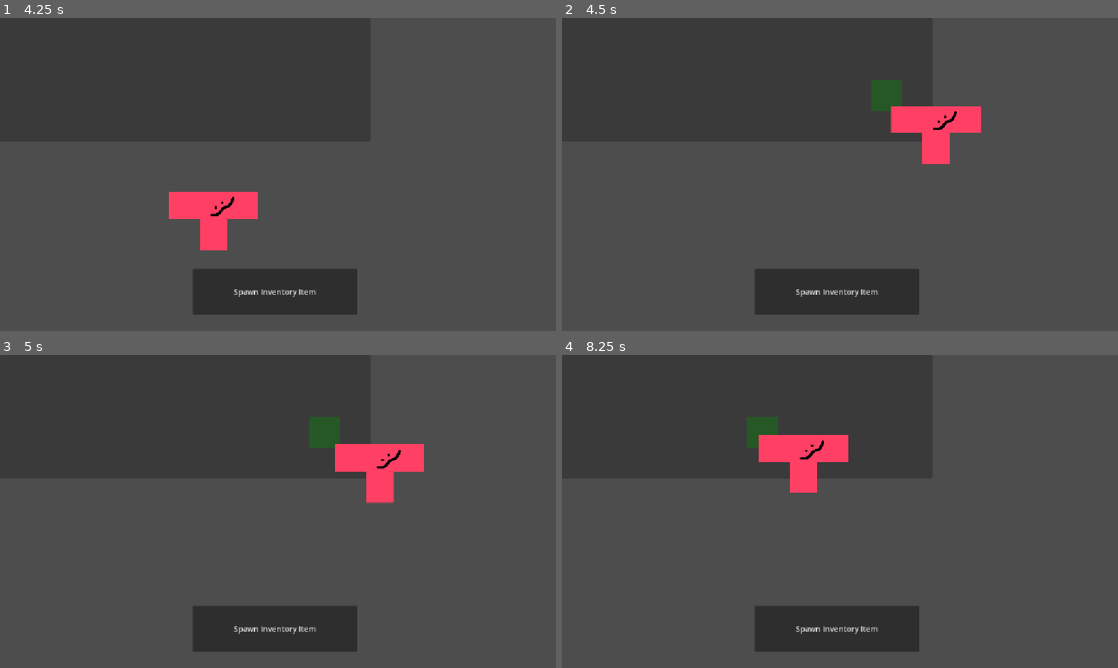
Above: before the commit, frames 1-4 (two rows, left to right).
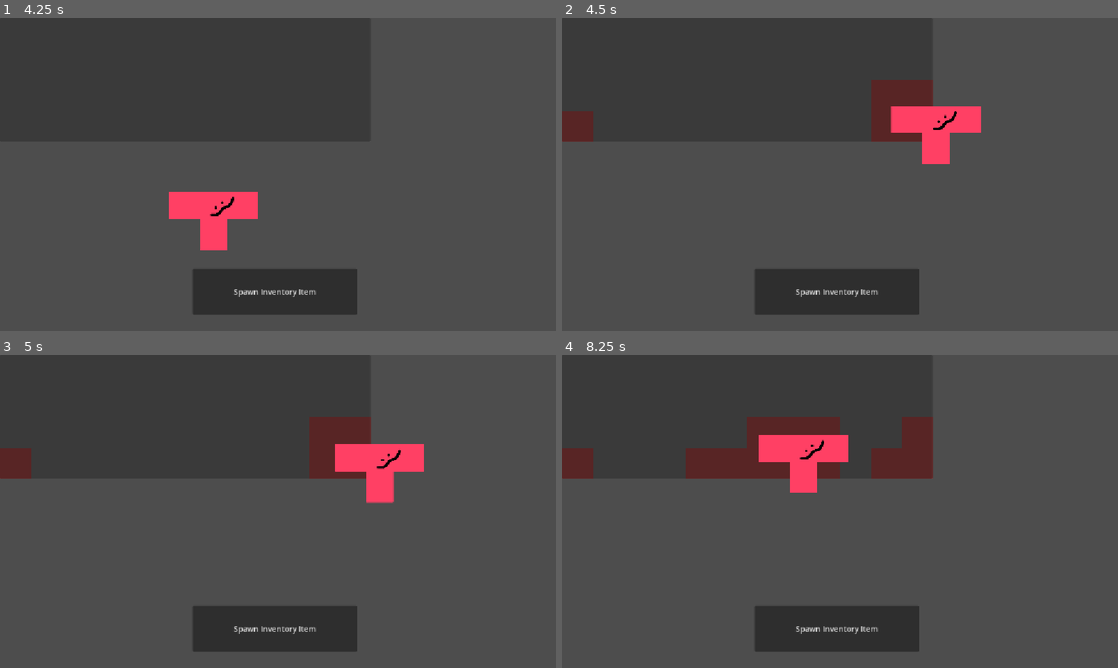
Above: after the commit, the same moments.

Repository: Katstifer/IGME590_Mechanic_1
Game: Godot game, scene res://scenes/inventoryUI.tscn
The game is run twice, just before and just after one commit, with the same random seed, the same clock (stepped at 60 frames per second) and the same inputs.
Inputs (mouse positions are in pixels of both pictures, inside the frame that each line leads up to):
- Up to frame 1 (4.25 s): click "Spawn Inventory Item" at 0.5 s; click "Spawn Inventory Item" at 1.25 s; click "Spawn Inventory Item" at 2 s; tap Enter at 2.75 s; move the mouse to (400, 158) at 2.77 s; press the mouse at (400, 158) at 2.78 s; tap Space at 3.5 s; move the mouse to (166, 190) at 3.52 s; release the mouse at (166, 190) at 3.53 s; click (166, 190) at 3.6 s
- Up to frame 2 (4.5 s): tap Enter at 4.25 s; move the mouse to (895, 105) at 4.27 s; press the mouse at (895, 105) at 4.28 s
- Up to frame 3 (5 s): no input
- Up to frame 4 (8.25 s): tap Space at 5, 6.5 s; move the mouse to (812, 574) at 5.02 s; release the mouse at (812, 574) at 5.03 s; click (812, 574) at 5.1 s; tap Enter at 5.75 s; move the mouse to (1006, 558) at 5.77 s; press the mouse at (1006, 558) at 5.78 s; move the mouse to (673, 464) at 6.52 s; release the mouse at (673, 464) at 6.53 s; click (673, 464) at 6.6 s; move the mouse to (867, 511) at 7.27 s; press the mouse at (867, 511) at 7.28 s; move the mouse to (756, 433) at 8.02 s; release the mouse at (756, 433) at 8.03 s; click (756, 433) at 8.1 s

Frame 1 is identical in both runs. In frame 2, 2.0% of the frame differs, in the area x 0-67%, y 19-40%; in frame 3, 2.2%; in frame 4, 5.1%.
Error before the commit: Out of bounds get index '0' (on base: 'Array[Array]') (res://scripts/inventoryGrid.gd:96)
Error after the commit: Invalid call. Nonexistent function 'updateSlotColor' in base 'Nil'. (res://scripts/inventoryGrid.gd:242)

Commit message:
Fixed identifying area item can fit in

Diff:
--- a/grid-inventory-system/scenes/inventoryItem_template.tscn
+++ b/grid-inventory-system/scenes/inventoryItem_template.tscn
@@ -11,6 +11,7 @@
 grow_horizontal = 2
 grow_vertical = 2
 script = ExtResource("1_na613")
+itemGrid = Array[Array]([[1, 1, 1], [0, 1, 0]])
 
 [node name="inventoryItem_Sprite" type="Sprite2D" parent="." unique_id=476657842]
 texture = ExtResource("2_owaes")
--- a/grid-inventory-system/scripts/inventoryGrid.gd
+++ b/grid-inventory-system/scripts/inventoryGrid.gd
@@ -41,7 +41,7 @@
 	for y in height:
 		for x in width:
 			createSlot();
-			print("Created inventory slot at " + str(x) + ", " + str(y));
+			#print("Created inventory slot at " + str(x) + ", " + str(y));
 
 func createSlot():
 	var inventorySlot = slotPrefab.instantiate();
@@ -54,7 +54,7 @@
 
 	add_child(inventorySlot);
 	slotData.append(inventorySlot);
-	print(slotData);
+	#print(slotData);
 
 func createEmptySlotData():
 	var totalElements = width * height;
@@ -65,15 +65,12 @@
 func onSlotMouseEnter(slot: Node):
 	currentSlot = slot;
 	var slotVector = getSlotCoords(slot);
-	print("Vector: " + str(slotVector.x) + ", " + str(slotVector.y));
 	var slotRef = getSlotFromCoords(slotVector.y, slotVector.x);
-	print(slotRef)
-	print("Entered Slot: " + str(slot))
 	currentSlot.updateSlotColor(GlobalEnums.SlotState.EMPTY);
 
 # Called whenever the mouse leaves the area of a slot
 func onSlotMouseExit(slot: Node):
-	print("On mouse exit in InventoryGrid")
+	#print("On mouse exit in InventoryGrid")
 	slot.updateSlotColor(GlobalEnums.SlotState.DEFAULT);
 
 #Gets the X and Y coords (representing column, and row)
@@ -91,12 +88,29 @@
 
 #Checks whether an item can be placed in a specified area.
 func checkForFit(itemShape: Array[Array]):
+	#print("Check for fit itemShape: ");
+	#print(itemShape);
+
 	var startCoord = getSlotCoords(currentSlot);
 	#How many columns/how long along X item is
 	var shapeWidth = itemShape[0].size();
 	#How many rows/how long along Y item is
 	var shapeHeight = itemShape.size();
 
+	#print("ShapeWidth: " + str(shapeWidth));
+	#print("ShapeHeight: " + str(shapeHeight));
+	#print("X and Width: " + str(startCoord.x + shapeWidth))
+	#print("Y and Height: " + str(startCoord.y + shapeHeight))
+
+	for y in range(startCoord.y, startCoord.y + shapeHeight):
+		if (startCoord.y + y) > height:
+			return;
+		for x in range(startCoord.x, startCoord.x + shapeWidth):
+			if (startCoord.x + x) > width:
+				return;
+			var checkSlot = getSlotFromCoords(y, x);
+			checkSlot.updateSlotColor(GlobalEnums.SlotState.TAKEN)
+"""
 	#Loop through slots grid and see if slots the specified
 	#distance away from the start contain an object
 	for y in range(startCoord.y, startCoord.y + shapeHeight):
@@ -105,7 +119,7 @@
 			return false;
 		else :
 			for x in range(startCoord.x, startCoord.x + shapeWidth):
-				if (startCoord.y + shapeHeight) > height:
+				if (startCoord.x + shapeHeight) > height:
 					print("Item is not fully in the grid.")
 					return false;
 				else :
@@ -121,7 +135,7 @@
 						var checkSlot = getSlotFromCoords(y, x);
 						if (checkSlot.hasItem()):
 							return false;
-
+	"""
 #Gets a reference to an inventory slot using its row and column
 func getSlotFromCoords(row: int, column: int):
 	var index = getIndexFromCoords(row, column);
@@ -133,9 +147,9 @@
 
 #Gets the index of an inventory slot using its row and column
 func getIndexFromCoords(row: int, column: int):
-	print("Column (X): " + str(column) + " Row (Y): " + str(row))
+	#print("Column (X): " + str(column) + " Row (Y): " + str(row))
 	var index = row * width + column;
-	print("Index: " + str(index))
+	#print("Index: " + str(index))
 	return index;
 
 #Attempts to place an item at a specified slot
@@ -185,14 +199,44 @@
 		pass;
 
 func attemptItemPlace(slot: Node, item: Node):
-	placeItem(item, slot);
+	getPotentialSpace(slot, item);
 
 #Spawns a new item in from the prefabs list (NOT IMPLEMENTED YET)
 func onSpawnButtonPress() -> void:
-	print("Spawn button pressed!");
 	if (inventoryItemPrefabs.size() <= 0):
 		return;
 	var newItem = inventoryItemPrefabs[0].instantiate();
 	self.get_parent().add_child(newItem);
 	newItem.isSelected = true;
 	currentHeldItem = newItem;
+
+func getPotentialSpace(slot: Node, item: Node):
+	var itemShape = item.itemGrid;
+	var startCoord = getSlotCoords(currentSlot);
+	#How many columns/how long along X item is
+	var shapeWidth = itemShape[0].size();
+	#How many rows/how long along Y item is
+	var shapeHeight = itemShape.size();
+
+	var slotList = [];
+
+	print("ShapeWidth: " + str(shapeWidth));
+	print("ShapeHeight: " + str(shapeHeight));
+	print("Start Coords: " + str(startCoord.x) + ", " + str(startCoord.y))
+	print("X and Width: " + str(startCoord.x + shapeWidth))
+	print("Y and Height: " + str(startCoord.y + shapeHeight))
+
+	for y in range(startCoord.y, startCoord.y + shapeHeight):
+		if (y) > height:
+			return;
+		for x in range(startCoord.x, startCoord.x + shapeWidth):
+			print("X: " + str(x));
+			print("Start Coord: " + str(startCoord.x));
+			if (x) > width:
+				return;
+			var checkSlot = getSlotFromCoords(y, x);
+			var relativeItemTile = itemShape[y - startCoord.y][x - startCoord.x];
+			slotList.append(checkSlot)
+
+	for slotInstance in slotList:
+		slotInstance.updateSlotColor(GlobalEnums.SlotState.TAKEN)
--- a/grid-inventory-system/scripts/inventorySlot.gd
+++ b/grid-inventory-system/scripts/inventorySlot.gd
@@ -34,7 +34,7 @@
 		if Input.is_action_pressed("LMB"):
 			if containedItem != null:
 				if containedItem.isSelected == false:
-					print("Sending attempt pickup...");
+					#print("Sending attempt pickup...");
 					emit_signal("attemptItemPickup", self)
 					pass;
 	# Once the mouse leaves, fire the exit signal
@@ -58,7 +58,6 @@
 func updateSlotColor(state: GlobalEnums.SlotState):
 	match state:
 		GlobalEnums.SlotState.DEFAULT:
-			print("Setting color to default.")
 			self.color = Color(Color.DIM_GRAY, 0.2);
 		GlobalEnums.SlotState.EMPTY:
 			self.color = Color(Color.GREEN, 0.2);
